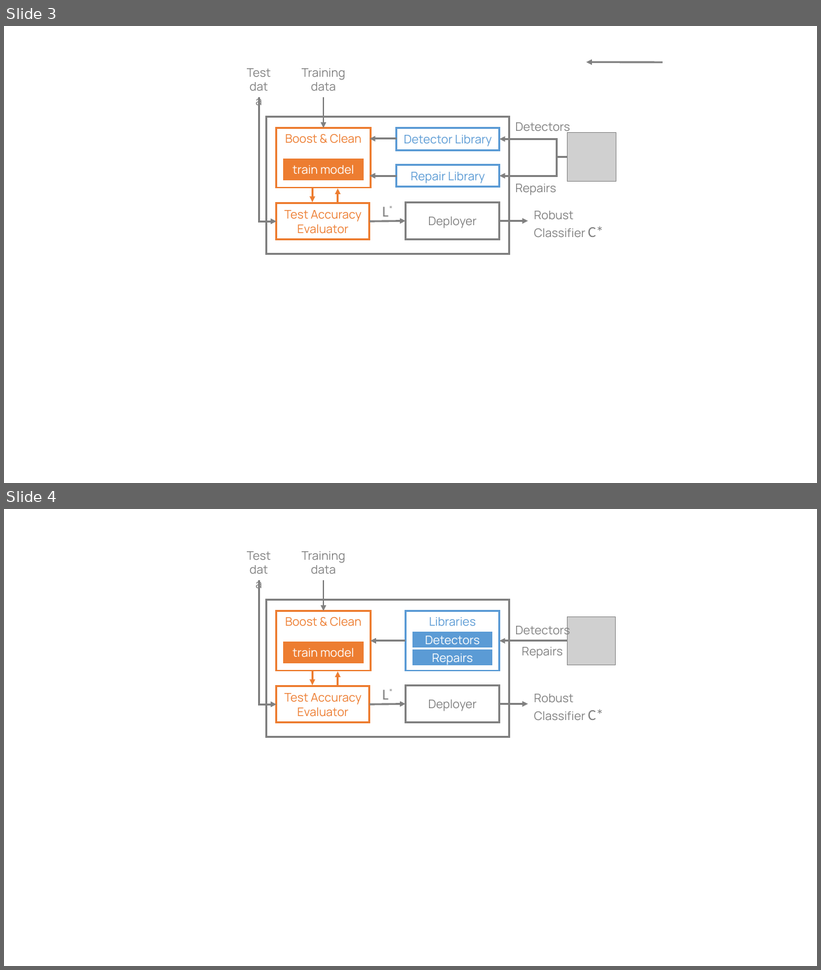
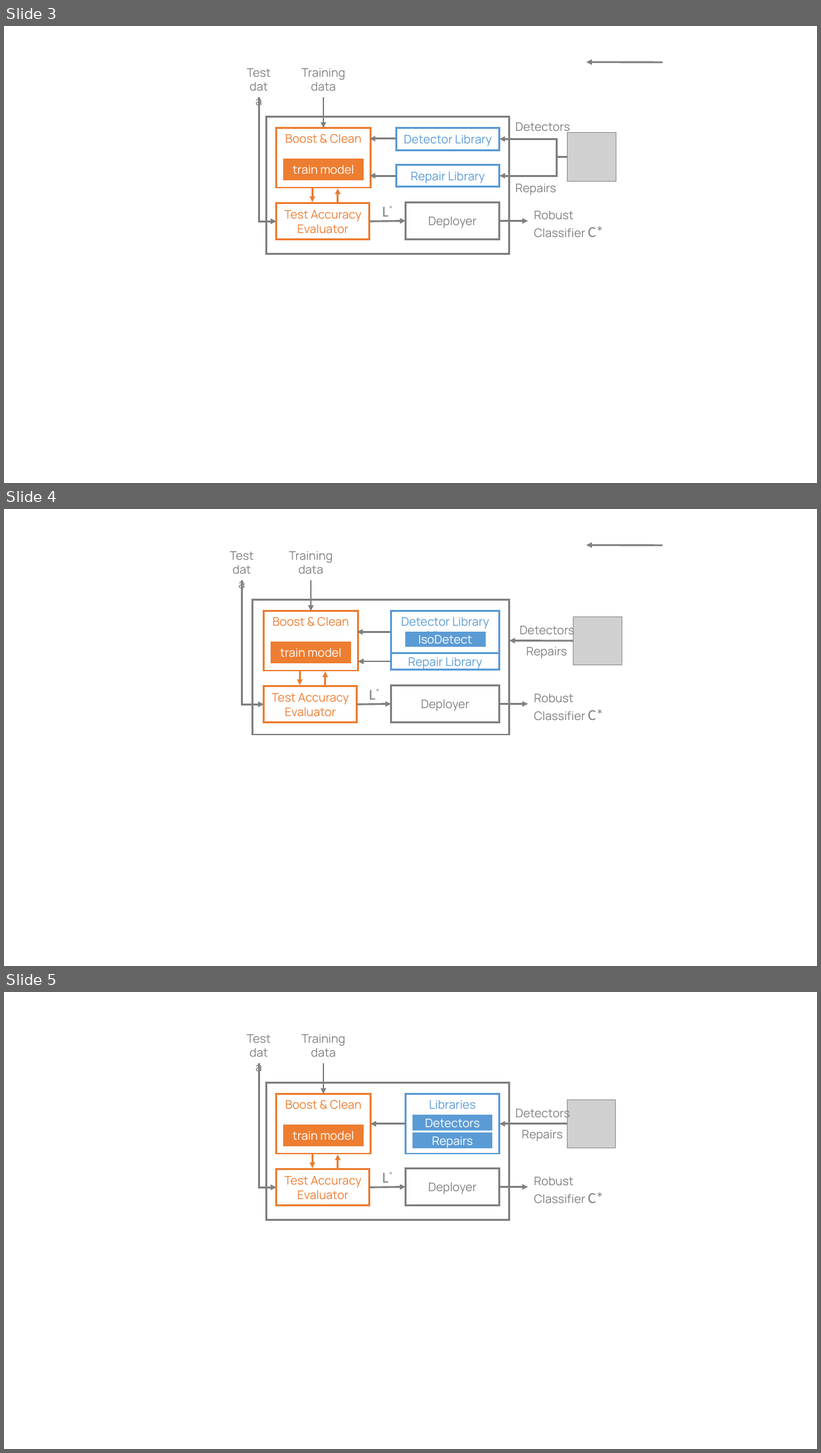
Before and after one commit to luckh2/sigmod-activedetect, a slide deck: figures/figures.pptx. Shown one above the other, each under a label of ours: slides 3 and 4 before the commit, slides 3, 4 and 5 after it. The pictures are 821x970 and 821x1453 pixels, drawn with LibreOffice and Linux fonts; fonts in the diff are those of the drawing; grey boxes stand for pictures. Boxes give left, top, right and bottom in pixels: in the first picture for what was removed or moved away, otherwise in the second. Text is boxed around its words. In the diff, an @@ line names an element or a change of style, - is before the commit and + after.

```diff
--- a/figures/figures.pptx
+++ b/figures/figures.pptx
@@ slide 4 added at (4,509,817,966), background #FFFFFF @@
@@ arrow added from (663, 545) to (587, 545), #808080 2.25 pt @@
@@ text added at (230,551,323,574), 14 pt, text #808080 @@
+Test
+data
@@ text added at (289,551,333,563), 14 pt, text #808080 @@
+Training
+data
@@ elbow arrow added from (242, 580) to (264, 705), #808080 2.25 pt @@
@@ arrow added from (311, 580) to (311, 611), #808080 2.25 pt @@
@@ rectangle added at (252,600,509,735), fill #FFFFFF, outline #808080 2.25 pt @@
@@ rectangle added at (264,611,358,671), fill #FFFFFF, outline #ED7D31 2.25 pt, 14 pt, text #ED7D31 @@
+Boost & Clean
@@ rectangle added at (391,611,500,653), fill #FFFFFF, outline #5B9BD5 2.25 pt, 14 pt, text #5B9BD5 @@
+Detector Library Library
@@ text added at (519,624,574,639), 14 pt, text #808080 @@
+Detectors
@@ picture added at (574,617,622,665) @@
@@ rectangle added at (272,642,350,662), fill #ED7D31, outline #ED7D31 2.25 pt, 14 pt, text #FFFFFF @@
+train model
@@ arrow added from (391, 632) to (357, 632), #808080 2.25 pt @@
@@ rectangle added at (406,633,484,647), fill #5B9BD5, outline #5B9BD5 2.25 pt, 14 pt, text #FFFFFF @@
+IsoDetect
@@ arrow added from (574, 641) to (510, 641), #808080 2.25 pt @@
@@ text added at (526,647,567,658), 14 pt, text #808080 @@
+Repairs
@@ arrow added from (391, 661) to (358, 661), #808080 2.25 pt @@
@@ rectangle added at (391,653,500,670), fill #FFFFFF, outline #5B9BD5 2.25 pt, 14 pt, text #5B9BD5 @@
+Repair Library
@@ rectangle added at (264,686,357,722), fill #FFFFFF, outline #ED7D31 2.25 pt, 14 pt, text #ED7D31 @@
+Test Accuracy Evaluator
@@ arrow added from (300, 672) to (300, 685), #ED7D31 2.25 pt @@
@@ arrow added from (325, 685) to (325, 672), #ED7D31 2.25 pt @@
@@ rectangle added at (391,685,500,723), fill #FFFFFF, outline #808080 2.25 pt, 14 pt, text #808080 @@
+Deployer
@@ arrow added from (357, 705) to (391, 704), #808080 2.25 pt @@
@@ text added at (369,690,376,704), 18 pt, text #808080 @@
+L*
@@ arrow added from (500, 704) to (528, 704), #808080 2.25 pt @@
@@ text added at (534,694,604,720), 14 pt, text #808080 @@
+Robust
+Classifier C*
@@ what was slide 4 is now slide 5 @@
```
Also in this commit, not shown: 1 other file.
